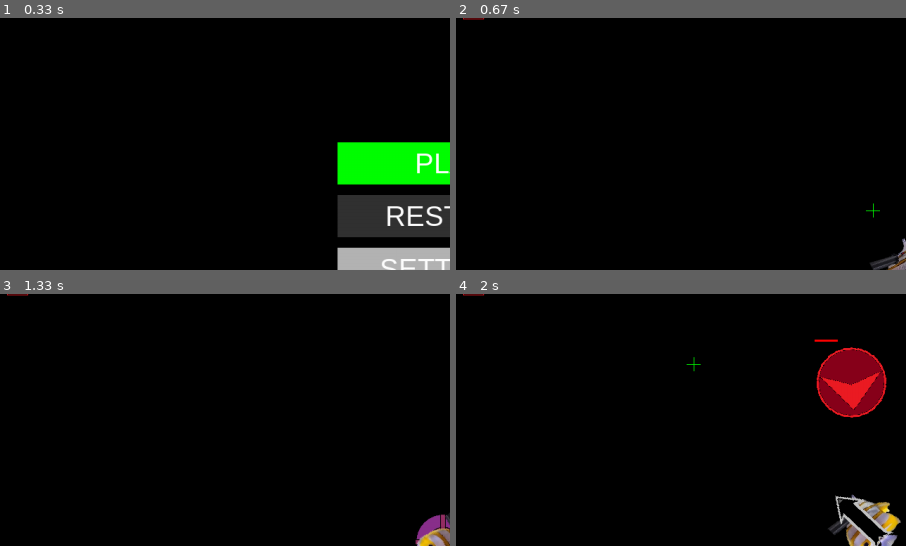
Above: before the commit, frames 1-4 (two rows, left to right).
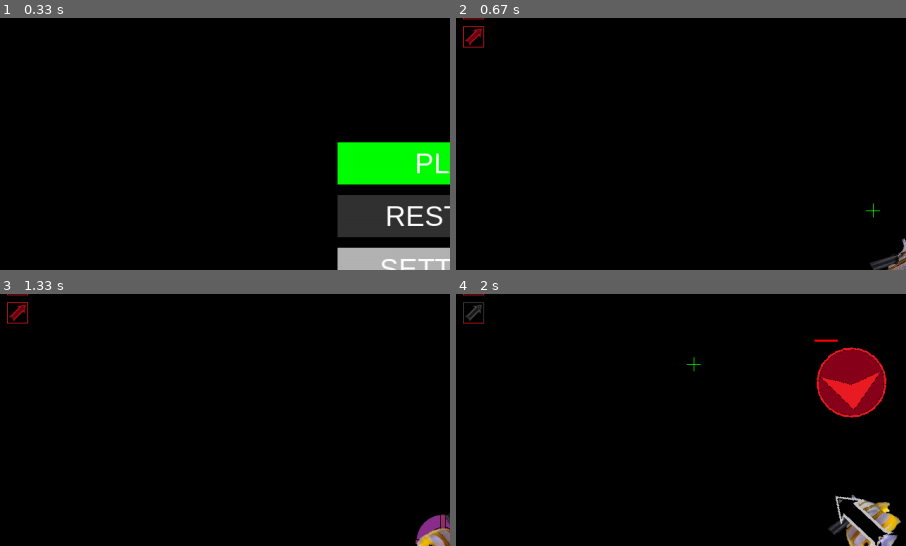
Above: after the commit, the same moments.

Repository: Jacob1Carter/BulletHellPygame
Game: pygame game, started from main.py
The game is run twice, just before and just after one commit, with the same random seed, the same clock (stepped at 60 frames per second) and the same inputs.
Inputs (mouse positions are % of the whole screen's width and height, from its top left):
- Up to frame 1 (0.33 s): no input
- Up to frame 2 (0.67 s): click (46, 54) at 0.38 s
- Up to frame 3 (1.33 s): tap F at 0.67 s; click "Health Packs: 0" at 1.05 s
- Up to frame 4 (2 s): hold D 1.33-1.8 s; move the mouse to (19, 73) at 1.37 s; tap F at 1.4, 1.7, 1.9 s; hold S from 1.83 s (still down); move the mouse to (26, 30) at 1.87 s; tap E at 1.98 s
The pictures show only the part of the screen within x 0-50%, y 16-66%; the shares and areas given below are measured in that part.

Frame 1 is identical in both runs. In frame 2, 0.2% of the frame differs, in the area x 1-7%, y 3-12%; in frame 3, 0.2%; in frame 4, 0.2%.

Commit message:
Warp progress

Diff:
--- a/entities.py
+++ b/entities.py
@@ -189,10 +189,12 @@
         self.r_cooldown = 10 * main.FPS
         self.r_cooldown_f = -1
         self.r_active_cooldown = self.r_cooldown
+
         self.glaive_ico_i = -1
         self.glaive_cooldown = 5 * main.FPS
         self.glaive_cooldown_f = -1
         self.glaive_active_cooldown = self.glaive_cooldown
+
         self.bullet_img = main.pygame.transform.scale(
             main.pygame.image.load(
                 main.os.path.join("Assets", "Bullets", "Bullet_green.png")),
@@ -211,8 +213,11 @@
         self.kills = 0
         self.collected_health_packs = []
         self.warps = []
-        self.warp_max_cooldown = 5 * main.FPS
-        self.warp_cooldown = 0
+
+        self.warp_ico_i = -1
+        self.warp_cooldown = 15 * main.FPS
+        self.warp_cooldown_f = -1
+        self.warp_active_cooldown = self.warp_cooldown
 
     def dash(self, x, y):  # dash in the direction of the mouse
         a = abs(self.x - x)
@@ -290,7 +295,9 @@
 
     def detonate(self, player):
         player.warps = []
-        player.warp_cooldown = player.warp_max_cooldown
+        player.warp_active_cooldown = 0
+        player.warp_cooldown_f = 0
+        player.warp_ico_i = 0
 
 
 class Glaive:
--- a/main.py
+++ b/main.py
@@ -185,23 +185,18 @@
 
     #   warp
 
-    if keys_pressed[pygame.K_f]:
+    if player.warp_active_cooldown < player.warp_cooldown:
+        player.warp_active_cooldown += 1
+    elif keys_pressed[pygame.K_f]:
         if len(player.warps) == 0:
-            if player.warp_cooldown == 0:
-                player.warps.append(player.place_warp())
+            player.warps.append(player.place_warp())
         else:
             if player.warps[0].cast_time <= 0:
-                print("FLAG")
                 player.activate_warp(player.warps[0])
-
-    if player.warp_cooldown > 0:
-        player.warp_cooldown -= 1
 
     for warp in player.warps:
         if warp.cast_time > 0:
             warp.cast_time -= 1
-
-        print(warp.cast_time)
 
     #   check health pack
 
@@ -370,7 +365,7 @@
                 rocket.explode_time -= 1
 
 
-def display(player, enemies, dashes, bullets, r_icos, glaive_icos, rockets, glaives, attribute_bar_ico, progress_bar_ico,
+def display(player, enemies, dashes, bullets, r_icos, glaive_icos, warp_icos, rockets, glaives, attribute_bar_ico, progress_bar_ico,
             health_packs, reticule, phase, runtime, ui):
     WIN.fill(COLOURS["black"])
     for pack in health_packs:
@@ -418,13 +413,13 @@
     #   Show UI
 
     if ui:
-        display_ui(player, enemies, dashes, r_icos, glaive_icos, attribute_bar_ico, progress_bar_ico, reticule, phase,
+        display_ui(player, enemies, dashes, r_icos, glaive_icos, warp_icos, attribute_bar_ico, progress_bar_ico, reticule, phase,
                    runtime)
 
     pygame.display.update()
 
 
-def display_ui(player, enemies, dashes, r_icos, glaive_icos, attribute_bar_ico, progress_bar_ico, reticule, phase,
+def display_ui(player, enemies, dashes, r_icos, glaive_icos, warp_icos, attribute_bar_ico, progress_bar_ico, reticule, phase,
                runtime):
     for enemy in enemies:
         pygame.draw.rect(WIN, COLOURS["red"], pygame.Rect(
@@ -447,6 +442,7 @@
     WIN.blit(dashes[0], (10, 10))
     WIN.blit(r_icos[0], (10, 50))
     WIN.blit(glaive_icos[0], (10, 90))
+    WIN.blit(warp_icos[0], (10, 130))
 
     if player.ico_i < 0:
         player.ico_i = 30
@@ -472,9 +468,21 @@
         player.glaive_ico_i += 1
         player.glaive_cooldown_f += player.glaive_cooldown / 30
 
+    if player.warp_ico_i < 0:
+        player.warp_ico_i = 30
+    if player.warp_cooldown_f < 0:
+        player.warp_cooldown_f = player.warp_cooldown
+    if player.warp_active_cooldown > player.warp_cooldown_f.__round__(3):
+        player.warp_ico_i += 1
+        player.warp_cooldown_f += player.warp_cooldown / 30
+    if player.warp_ico_i > 30:
+        player.warp_ico_i = 30
+
     WIN.blit(dashes[player.ico_i], (10, 10))
     WIN.blit(r_icos[player.r_ico_i], (10, 50))
     WIN.blit(glaive_icos[player.glaive_ico_i], (10, 90))
+    print(player.warp_ico_i)
+    WIN.blit(warp_icos[player.warp_ico_i], (10, 130))
 
     phase_text = FONT3.render("PHASE: {}".format(phase), True, COLOURS["white"])
     WIN.blit(phase_text, (((WIDTH / 2) - (phase_text.get_width() / 2)), (0 + phase_text.get_height())))
@@ -715,16 +723,26 @@
     icos = []
     r_icos = []
     glaive_icos = []
+    warp_icos = []
     for i in range(0, 31):
         icos.append(
             pygame.image.load(
-                os.path.join("Assets", "Dash_ico", "Dash{}.png".format(i))))
+                os.path.join("Assets", "Dash_ico", "Dash{}.png".format(i))
+            )
+        )
         r_icos.append(
             pygame.image.load(
-                os.path.join("Assets", "Rocket_ico", "Rocket{}.png".format(i))))
+                os.path.join("Assets", "Rocket_ico", "Rocket{}.png".format(i))
+            )
+        )
         glaive_icos.append(
             pygame.image.load(
-                os.path.join("Assets", "Rocket_ico", "Rocket{}.png".format(i))
+                os.path.join("Assets", "Glaive_ico", "Glaive{}.png".format(i))
+            )
+        )
+        warp_icos.append(
+            pygame.image.load(
+                os.path.join("Assets", "Warp_ico", "Warp{}.png".format(i))
             )
         )
 
@@ -815,7 +833,7 @@
             handle_bullets(bullets, player, enemies)
             handle_glaives(glaives, player, enemies)
             handle_rockets(rockets, player, enemies, bullets)
-            display(player, enemies, icos, bullets, r_icos, glaive_icos, rockets, glaives, attribute_bar_ico,
+            display(player, enemies, icos, bullets, r_icos, glaive_icos, warp_icos, rockets, glaives, attribute_bar_ico,
                     progress_bar_ico, health_packs, reticule, phase, runtime, ui)
 
             if enemy_spawn_cooldown:
--- /dev/null
+++ b/tools.py
@@ -0,0 +1,8 @@
+import os
+from PIL import Image
+
+
+def refactor():
+    for i in range(0, 31):
+        img = Image.open(os.path.join("Assets", "Rocket_ico", f"Rocket{str(i)}.png"))
+        img.save(os.path.join("Assets", "Warp_ico", f"Warp{str(i)}.png"))
Renamed: Assets/Slash_ico/Slash0.png -> Assets/Glaive_ico/Glaive0.png
Renamed: Assets/Slash_ico/Slash1.png -> Assets/Glaive_ico/Glaive1.png
Renamed: Assets/Slash_ico/Slash10.png -> Assets/Glaive_ico/Glaive10.png
Renamed: Assets/Slash_ico/Slash11.png -> Assets/Glaive_ico/Glaive11.png
Renamed: Assets/Slash_ico/Slash12.png -> Assets/Glaive_ico/Glaive12.png
Renamed: Assets/Slash_ico/Slash13.png -> Assets/Glaive_ico/Glaive13.png
Renamed: Assets/Slash_ico/Slash14.png -> Assets/Glaive_ico/Glaive14.png
Renamed: Assets/Slash_ico/Slash15.png -> Assets/Glaive_ico/Glaive15.png
Renamed: Assets/Slash_ico/Slash16.png -> Assets/Glaive_ico/Glaive16.png
Renamed: Assets/Slash_ico/Slash17.png -> Assets/Glaive_ico/Glaive17.png
Renamed: Assets/Slash_ico/Slash18.png -> Assets/Glaive_ico/Glaive18.png
Renamed: Assets/Slash_ico/Slash19.png -> Assets/Glaive_ico/Glaive19.png
(and 51 more such lines)
